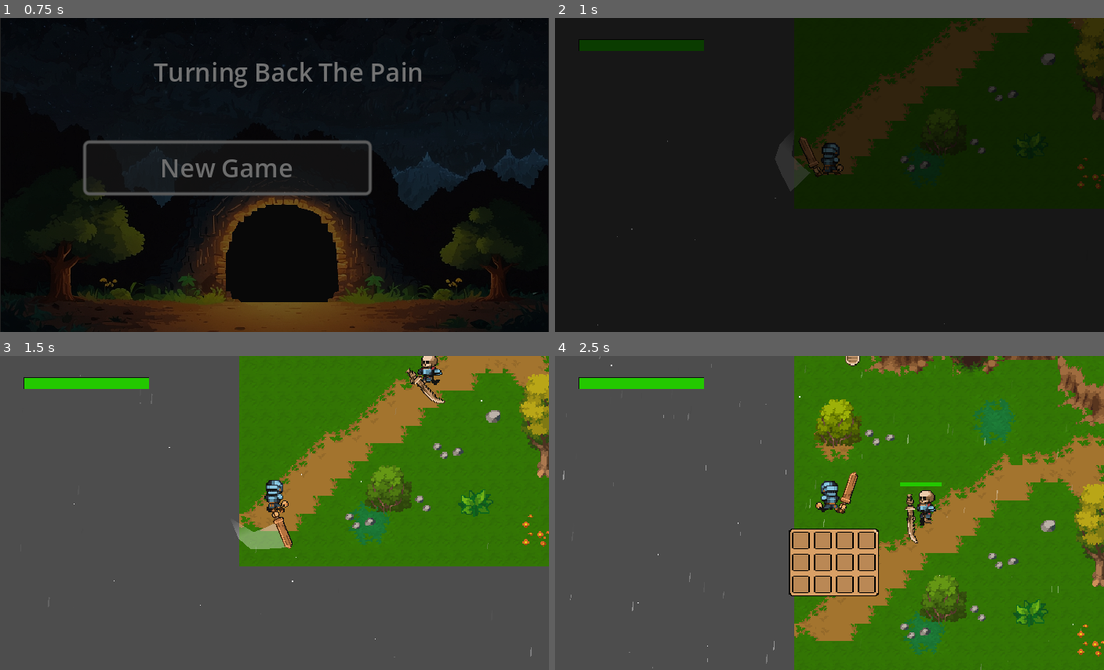
Above: before the commit, frames 1-4 (two rows, left to right).
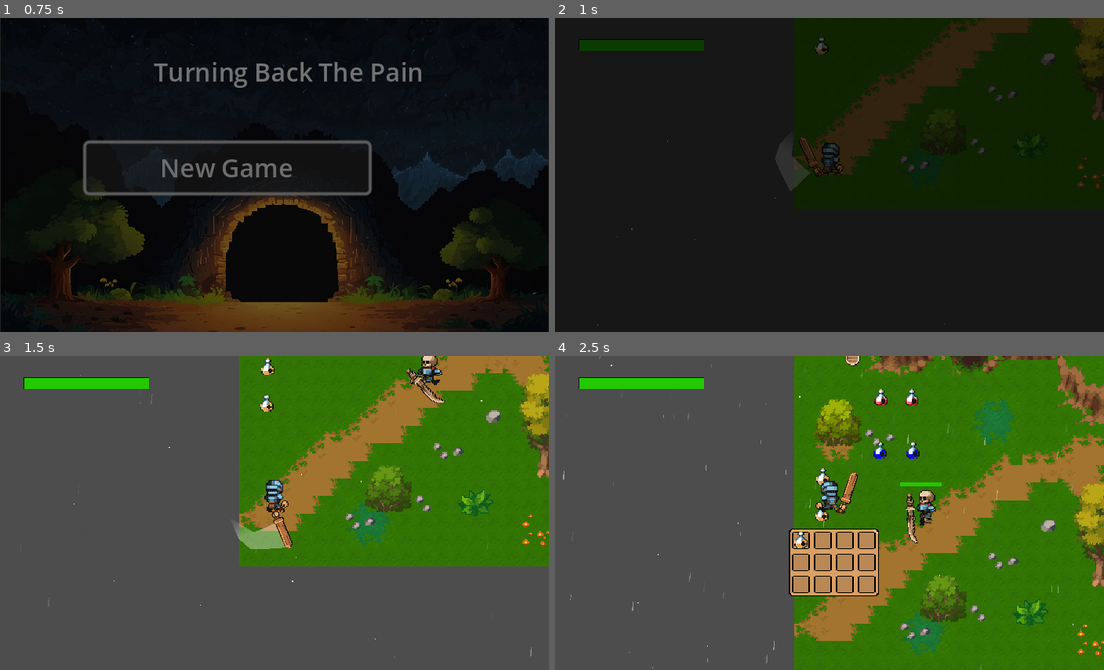
Above: after the commit, the same moments.

Repository: victordev018/Turning-Back-the-Pain
Game: Godot game, scene res://scenes/title_screen.tscn
The game is run twice, just before and just after one commit, with the same random seed, the same clock (stepped at 60 frames per second) and the same inputs.
Inputs (mouse positions are in pixels of both pictures, inside the frame that each line leads up to):
- Up to frame 1 (0.75 s): click "New Game" at 0.5 s
- Up to frame 2 (1 s): no input
- Up to frame 3 (1.5 s): tap Enter (ui_accept) at 1.25 s; move the mouse to (247, 575) at 1.27 s; hold W (move_up) from 1.28 s (still down); click (247, 575) at 1.35 s
- Up to frame 4 (2.5 s): keep holding W (move_up); tap Enter (ui_accept) at 1.52, 2.27 s; move the mouse to (994, 560) at 2.02 s; tap Tab (inv) at 2.1 s

Frame 1 is identical in both runs. In frame 2, less than 0.1% of the frame differs, in the area x 47-50%, y 6-12%; in frame 3, 0.2%; in frame 4, 0.6%, in the area x 43-67%, y 10-62%.

Commit message:
feat: added potions cure, force and velocity in world

Diff:
--- a/Inventory/Ui inventory/inv_ui.tscn
+++ b/Inventory/Ui inventory/inv_ui.tscn
@@ -5,7 +5,7 @@
 [ext_resource type="PackedScene" uid="uid://cjm0728bvei1b" path="res://Inventory/Ui inventory/inv_ui_slot.tscn" id="3_5ki8m"]
 
 [node name="Inv_ui" type="Control"]
-z_index = 6
+z_index = 5
 layout_mode = 3
 anchors_preset = 0
 offset_right = 82.0
--- a/scenes/world_1.tscn
+++ b/scenes/world_1.tscn
@@ -8,10 +8,12 @@
 [ext_resource type="PackedScene" uid="uid://du13gw0obevb8" path="res://scenes/objects_terrain.tscn" id="4_l475j"]
 [ext_resource type="PackedScene" uid="uid://v3ay7rjxxyl2" path="res://scenes/enemy_skeletonBACKUP.tscn" id="6_vdype"]
 [ext_resource type="PackedScene" uid="uid://4rwf5kwjba7y" path="res://scenes/fade_out.tscn" id="7_mfvhv"]
-[ext_resource type="PackedScene" uid="uid://d3krqwsnqecvh" path="res://Inventory/collectibles/ItemArea.tscn" id="8_kab02"]
 [ext_resource type="Texture2D" uid="uid://duux8m2leiiki" path="res://assets/aaaa.png" id="9_3mr1y"]
-[ext_resource type="Resource" uid="uid://oxiyjfm05ced" path="res://Inventory/Items/redPotion.tres" id="9_nf26r"]
+[ext_resource type="PackedScene" uid="uid://d3krqwsnqecvh" path="res://Inventory/collectibles/ItemArea.tscn" id="9_fh2g7"]
+[ext_resource type="Resource" uid="uid://oxiyjfm05ced" path="res://Inventory/Items/redPotion.tres" id="10_88y8s"]
+[ext_resource type="Resource" uid="uid://cwqaa0csygn31" path="res://Inventory/Items/bluePotion.tres" id="11_61b05"]
 [ext_resource type="PackedScene" uid="uid://bfff07e88i514" path="res://scenes/transporter_area.tscn" id="11_ongtp"]
+[ext_resource type="Resource" uid="uid://bmjnhx7s8q03d" path="res://Inventory/Items/brownPotion.tres" id="12_us1im"]
 
 [sub_resource type="Gradient" id="Gradient_3vexf"]
 offsets = PackedFloat32Array(0, 0.506667, 1)
@@ -55,6 +57,30 @@
 
 [node name="ItemsCollectibles" type="Node" parent="."]
 
+[node name="potionCure1" parent="ItemsCollectibles" instance=ExtResource("9_fh2g7")]
+position = Vector2(80, 340)
+item = ExtResource("10_88y8s")
+
+[node name="potionCure2" parent="ItemsCollectibles" instance=ExtResource("9_fh2g7")]
+position = Vector2(108, 340)
+item = ExtResource("10_88y8s")
+
+[node name="potionVelocity1" parent="ItemsCollectibles" instance=ExtResource("9_fh2g7")]
+position = Vector2(79, 388)
+item = ExtResource("11_61b05")
+
+[node name="potionVelocity2" parent="ItemsCollectibles" instance=ExtResource("9_fh2g7")]
+position = Vector2(109, 388)
+item = ExtResource("11_61b05")
+
+[node name="potionForce1" parent="ItemsCollectibles" instance=ExtResource("9_fh2g7")]
+position = Vector2(27, 412)
+item = ExtResource("12_us1im")
+
+[node name="potionForce2" parent="ItemsCollectibles" instance=ExtResource("9_fh2g7")]
+position = Vector2(26, 445)
+item = ExtResource("12_us1im")
+
 [node name="RainParticles" type="CPUParticles2D" parent="."]
 position = Vector2(36, 465)
 amount = 200
Not shown: 1 places in scenes/world_1.tscn that only renumber resources
